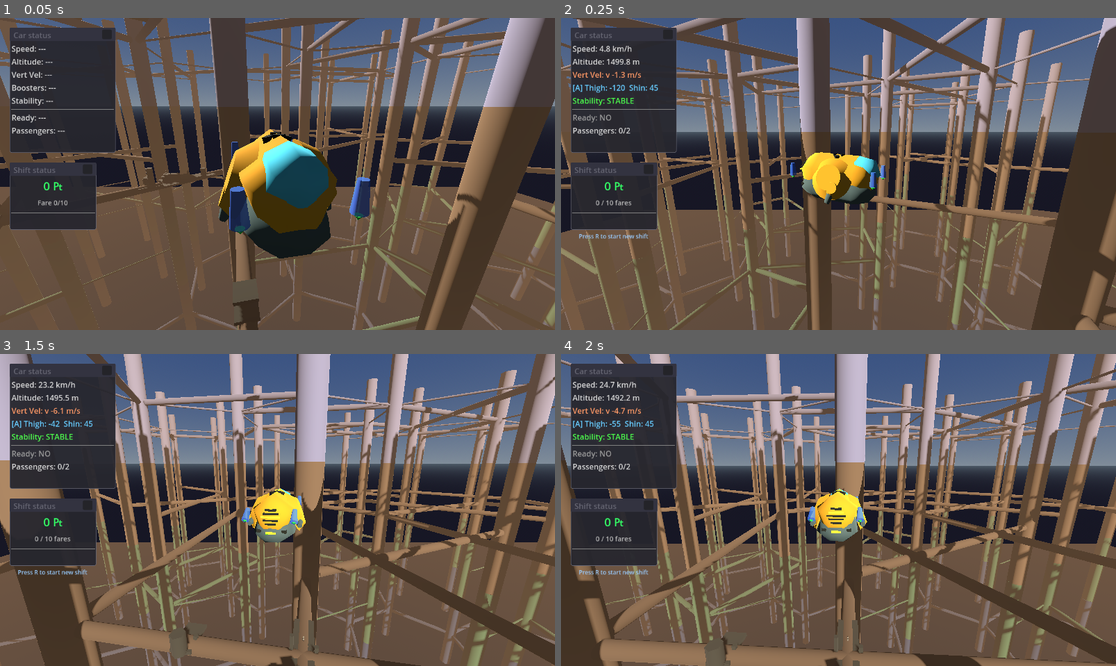
Above: before the commit, frames 1-4 (two rows, left to right).
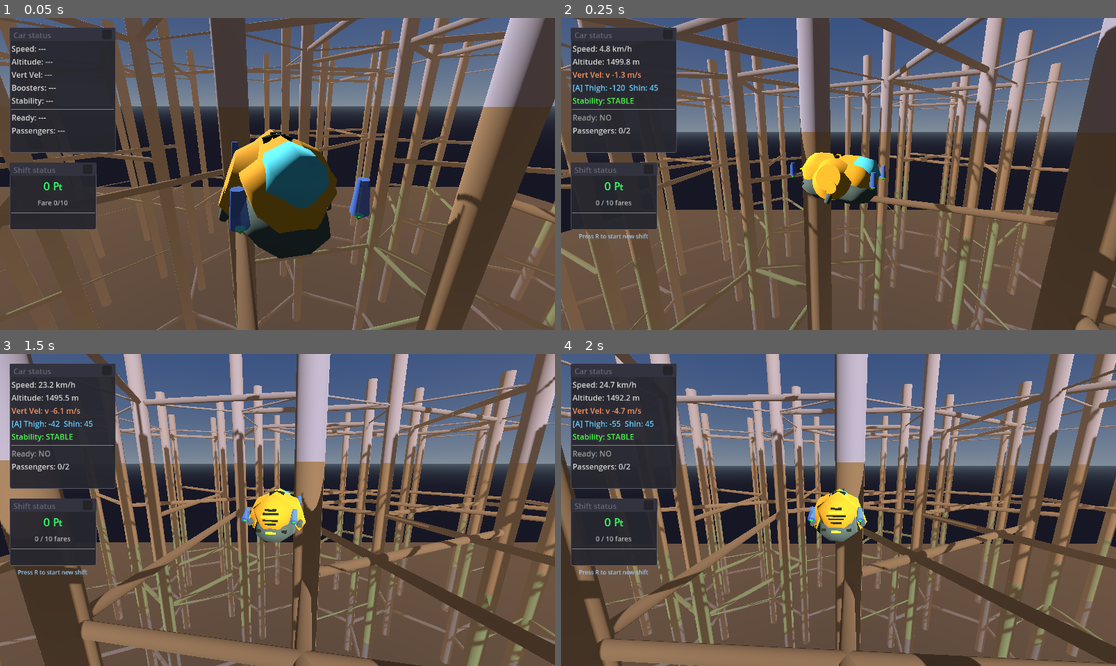
Above: after the commit, the same moments.

Repository: TaxiService/fcar
Game: Godot game, scene res://city/city_test.tscn
Two runs of this game, one before a commit and one after it. Both use one fixed random seed, a clock stepped at 60 frames per second and the inputs below. This scene is started directly instead of the project's main scene.
Inputs (mouse positions are in pixels of both pictures, inside the frame that each line leads up to):
- Up to frame 1 (0.05 s): no input
- Up to frame 2 (0.25 s): no input
- Up to frame 3 (1.5 s): tap R (toggle_ready_for_fares) at 0.5, 1.25 s; move the mouse to (305, 510) at 0.52 s; hold C (crouch) 0.53-1.28 s; hold W (forward) from 0.53 s (still down); click (305, 510) at 0.67 s; tap Space (jump) at 0.77 s; move the mouse to (249, 510) at 1.27 s; tap T (eject_passengers) at 1.35 s
- Up to frame 4 (2 s): keep holding W (forward); tap Space (jump) at 1.52 s

The runs differ from the first frame. In frame 1, 0.8% of the frame differs, in the area x 0-47%, y 0-100%; in frame 2, nothing differs; in frame 3, 0.7%; in frame 4, 0.7%.

Commit message:
Fix connection point compatibility checking
Now properly checks both size AND direction when connecting blocks:
- Size filter ensures matching small/medium/large
- Direction check ensures vertical connections match vertical targets,
  horizontal connections match horizontal targets (Y-only rotation limit)
- Blocks without compatible connections are rejected

This prevents pillars from connecting to floor side points, etc.

Co-Authored-By: Claude Opus 4.5 <noreply@anthropic.com>

Diff:
--- a/city/BuildingGenerator.gd
+++ b/city/BuildingGenerator.gd
@@ -149,15 +149,22 @@
 	add_child(block_instance)
 	_blocks_placed += 1
 
-	# Position the block - align first available connection to seed point
+	# Position the block - find a compatible connection point to anchor
 	var connections = block_instance.get_connection_points()
 	if connections.is_empty():
 		block_instance.global_position = position
 	else:
-		# Use first connection point as anchor
-		var anchor = connections[0]
+		# Find a connection point that can connect (matching size, compatible direction)
+		var target_dir = -direction  # We want to connect TO the seed
+		var anchor = _find_compatible_connection(connections, target_dir, size_filter if depth == 0 else "any")
+
+		if anchor == null:
+			# No compatible connection - remove block and abort
+			block_instance.queue_free()
+			_blocks_placed -= 1
+			return
+
 		# Rotate block to align connection with incoming direction
-		var target_dir = -direction  # We want to connect TO the seed
 		_align_block_to_direction(block_instance, anchor, position, target_dir)
 		block_instance.mark_connection_used(anchor)
 
@@ -169,6 +176,46 @@
 			var world_dir = block_instance.get_connection_world_direction(conn)
 			block_instance.mark_connection_used(conn)
 			_grow_from_seed(world_pos, world_dir, biome_idx, depth + 1)
+
+
+# Find a connection point that matches size and can align with target direction
+func _find_compatible_connection(connections: Array[ConnectionPoint], target_dir: Vector3, size_filter: String) -> ConnectionPoint:
+	# Target direction is where we're coming FROM (the parent's outward direction)
+	# We need a connection that faces roughly opposite (since cones point inward)
+	# After Y-rotation, the connection should face opposite to target_dir
+
+	for conn in connections:
+		# Check size compatibility
+		if size_filter != "any":
+			var size_ok = false
+			match size_filter:
+				"small": size_ok = conn.size_small
+				"medium": size_ok = conn.size_medium
+				"large": size_ok = conn.size_large
+			if not size_ok:
+				continue
+
+		# Check direction compatibility
+		# Connection points face INWARD, so -Z of the marker points into the block
+		# We need to check if this connection can be rotated (Y-only) to face target_dir
+		var conn_dir = -conn.basis.z  # Local direction the connection faces
+
+		# For Y-only rotation, we can only align if both directions are mostly horizontal
+		# Check if the connection direction has a significant vertical component
+		var conn_vertical = abs(conn_dir.y)
+		var target_vertical = abs(target_dir.y)
+
+		# If connection is mostly vertical (pointing up/down), it can only connect to vertical targets
+		# If connection is mostly horizontal, it can only connect to horizontal targets
+		if conn_vertical > 0.7 and target_vertical < 0.3:
+			continue  # Vertical connection can't match horizontal target
+		if conn_vertical < 0.3 and target_vertical > 0.7:
+			continue  # Horizontal connection can't match vertical target
+
+		# This connection is compatible
+		return conn
+
+	return null
 
 
 # Align a block so its connection point is at target_pos facing target_dir
